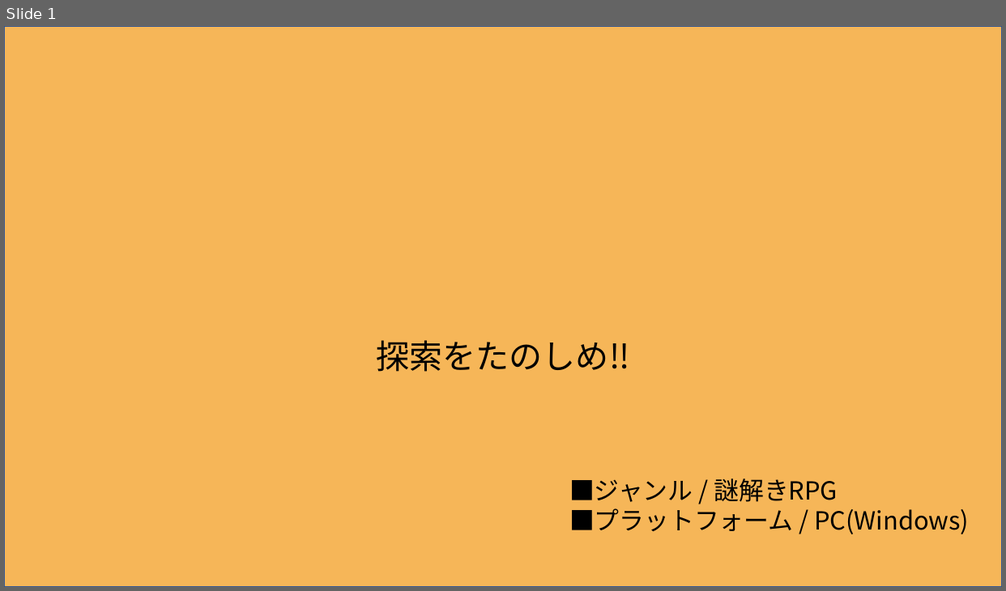
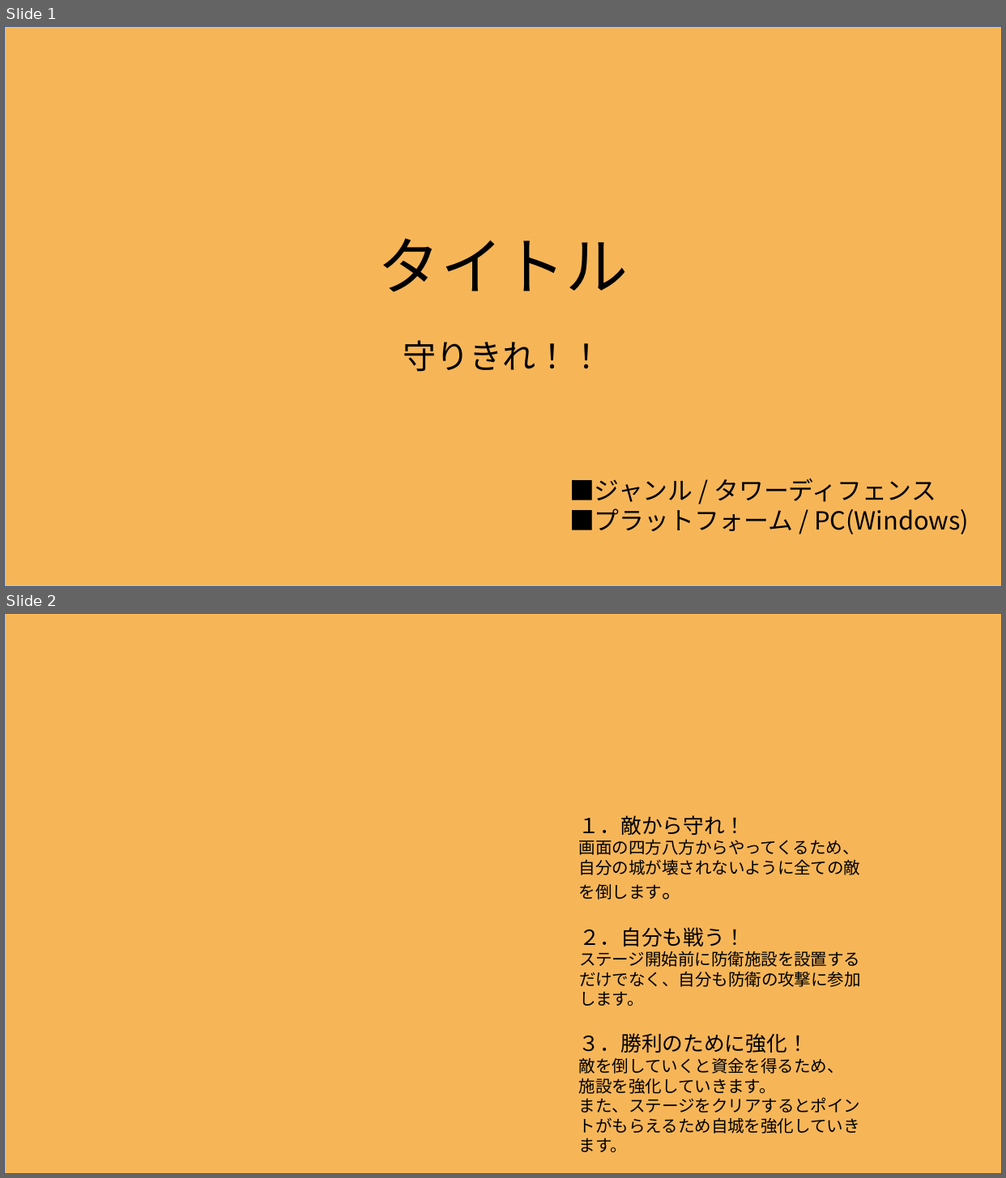
Before and after one commit to itasi29/MyGames, a slide deck: 企画.pptx. Shown one above the other, each under a label of ours: slide 1 before the commit, slides 1 and 2 after it. The pictures are 1006x591 and 1006x1178 pixels, drawn with LibreOffice and Linux fonts; fonts in the diff are those of the drawing. Boxes give left, top, right and bottom in pixels: in the first picture for what was removed or moved away, otherwise in the second. Text is boxed around its words. In the diff, an @@ line names an element or a change of style, - is before the commit and + after.

```diff
--- a/企画.pptx
+++ b/企画.pptx
@@ slide 2 added at [4, 613, 1002, 1174], background #FFFFFF @@
@@ rectangle added at [4, 613, 1002, 1174], fill #F6B658, outline #325491 1 pt @@
@@ text added at [579, 815, 860, 900], 16 pt, text #000000 @@
+１．敵から守れ！
+画面の四方八方からやってくるため、自分の城が壊されないように全ての敵を倒します。
@@ text added at [579, 927, 861, 1006], 16 pt, text #000000 @@
+２．自分も戦う！
+ステージ開始前に防衛施設を設置するだけでなく、自分も防衛の攻撃に参加します。
@@ text added at [579, 1033, 860, 1152], 16 pt, text #000000 @@
+３．勝利のために強化！
+敵を倒していくと資金を得るため、
+施設を強化していきます。
+また、ステージをクリアするとポイントがもらえるため自城を強化していきます。
@@ slide 1 changed as well @@
@@ text added at [378, 238, 628, 292], 60 pt, text #000000 @@
+タイトル
@@ text at [403, 340, 603, 372]: text changed @@
-探索をたのしめ‼
+守りきれ！！
@@ text at [569, 479, 936, 502]: text changed @@
-■ジャンル / 謎解きRPG
+■ジャンル / タワーディフェンス
```
Also in this commit, not shown: 1 other slide added, 3 slides removed, 2 other files.
